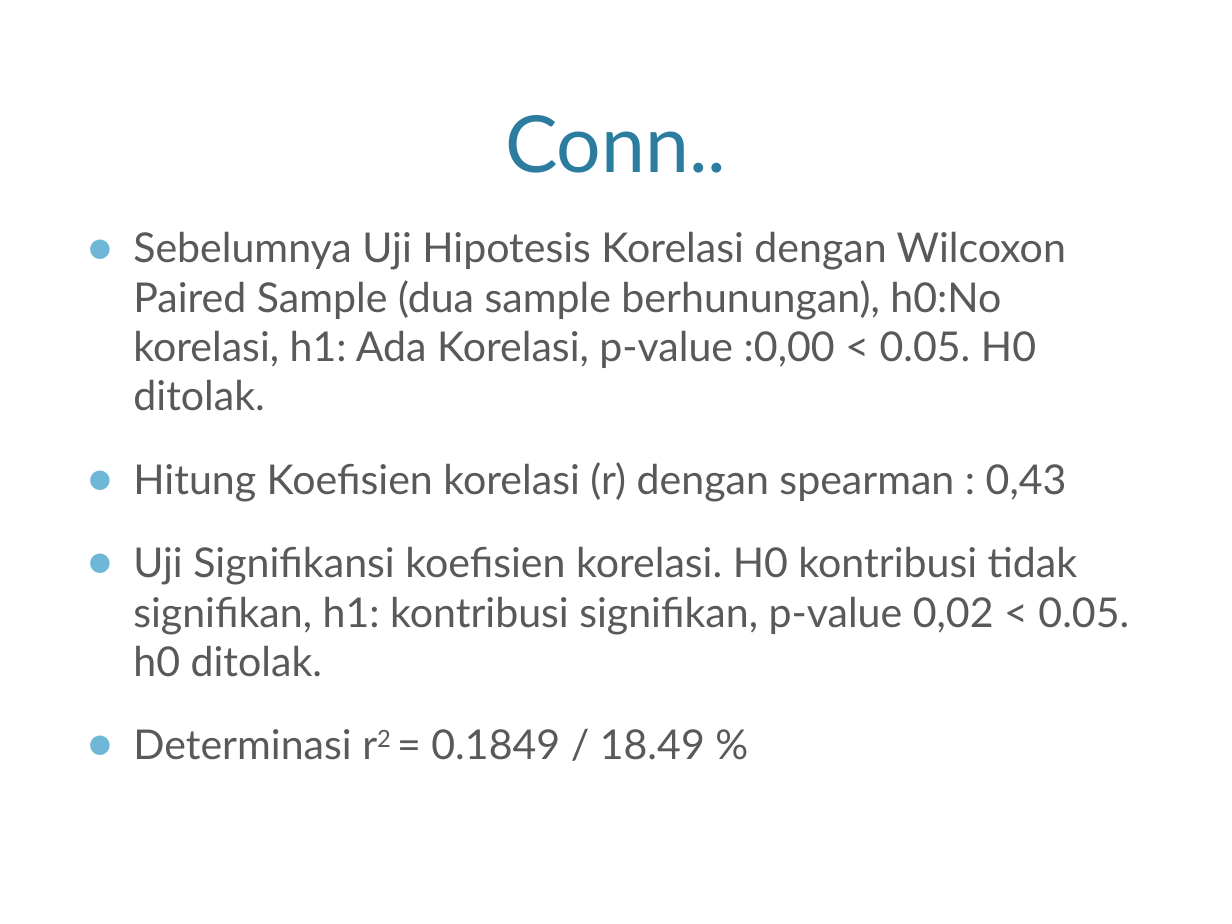
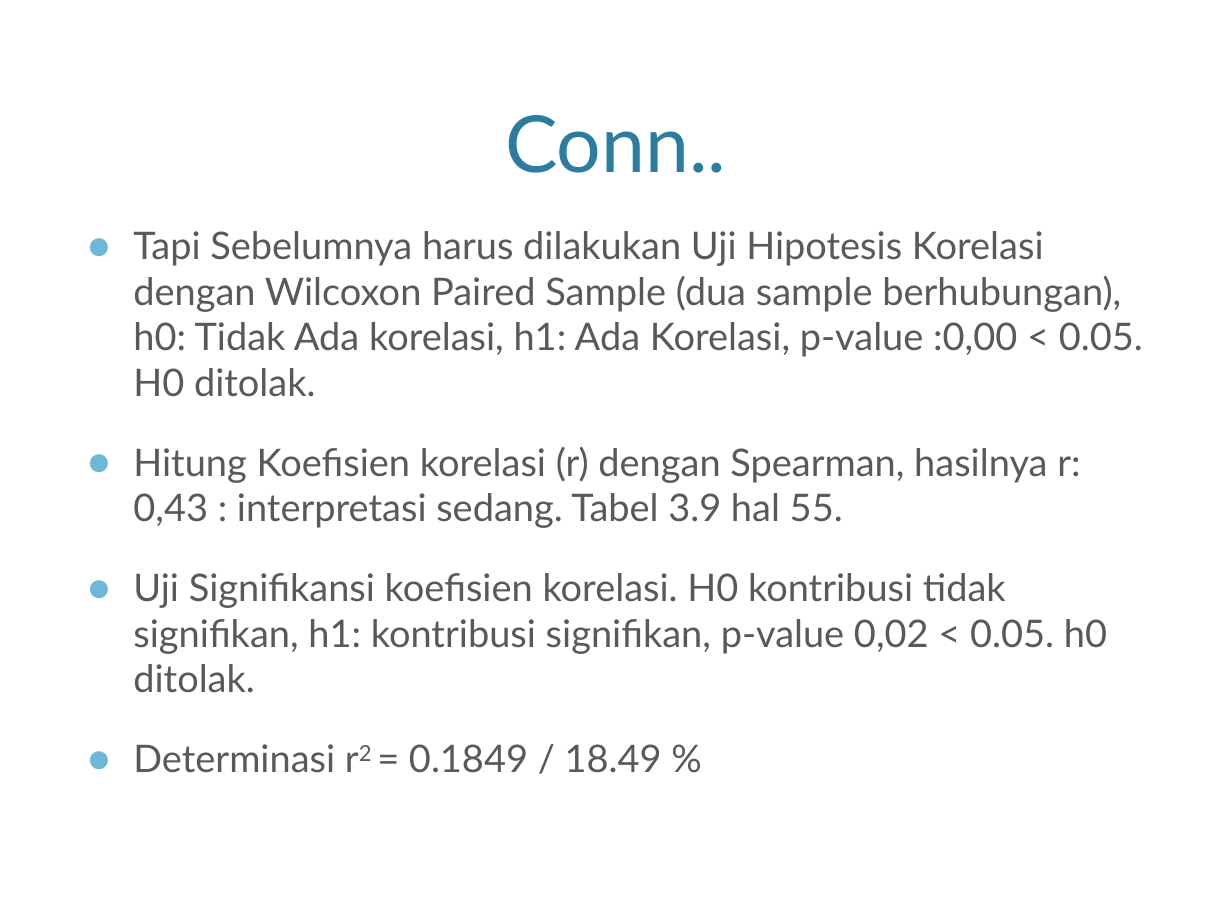
Before and after one commit to rischanlab/skripsi, a slide deck: slide 17 of presentasi munaqosah/presentasi munaqosah.pptx. Drawn at 1232x924 pixels with LibreOffice and Linux fonts; fonts in the diff are those of the drawing; background and template pictures are left out. Boxes give left, top, right and bottom in pixels: in the first picture for what was removed or moved away, otherwise in the second. Text is boxed around its words. In the diff, an @@ line names an element or a change of style, - is before the commit and + after.

```diff
--- a/presentasi munaqosah/presentasi munaqosah.pptx
+++ b/presentasi munaqosah/presentasi munaqosah.pptx
@@ text at [133, 231, 1143, 528]: text changed; size 24 to 22.2 pt @@
-● Sebelumnya Uji Hipotesis Korelasi dengan Wilcoxon Paired Sample (dua sample berhunungan), h0:No korelasi, h1: Ada Korelasi, p-value :0,00 < 0.05. H0 ditolak.
-● Hitung Koefisien korelasi (r) dengan spearman : 0,43
+● Tapi Sebelumnya harus dilakukan Uji Hipotesis Korelasi dengan Wilcoxon Paired Sample (dua sample berhubungan), h0: Tidak Ada korelasi, h1: Ada Korelasi, p-value :0,00 < 0.05. H0 ditolak.
+● Hitung Koefisien korelasi (r) dengan Spearman, hasilnya r: 0,43 : interpretasi sedang. Tabel 3.9 hal 55.
@@ text at [133, 573, 1107, 773]: size 24 to 22.2 pt in "Uji Signifikansi koefisien korelasi. H0 kontribusi tidak ...", "Determinasi r2 = 0.1849 / 18.49 %" @@
```
Also in this commit, not shown: 6 other slides changed.
